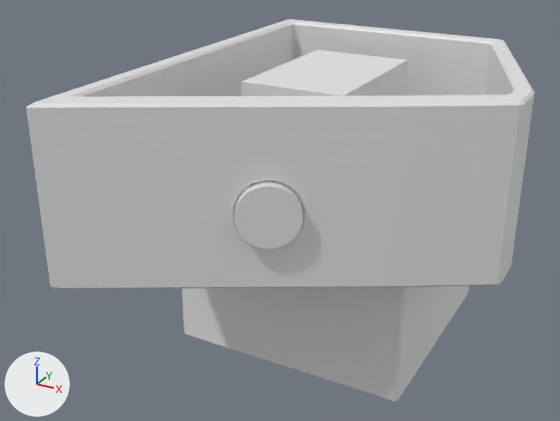
Before and after pictures for a commit that changed the Blender file CAD/Case.blend.
Before and after are seen from a camera (50 mm lens) standing at (85.6, -166.0, 103.7) and looking at (3.7, -17.1, 29.2). Arrows for +X, +Y and +Z are at lower left; the lights stay in place.

In view in the first picture: 'CAM', 'Case', 'MKR'.
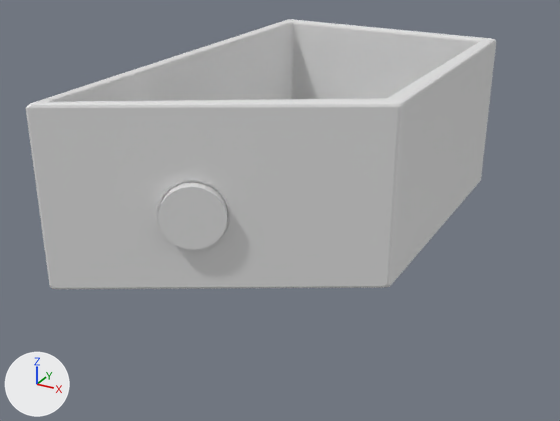
Commit message: added new smaller case

Location of each change, (x1, y1, x2, y2) in pixels of the pictures (560 x 421 px):
'Case', reshaped, modifiers changed (8% narrower, 29% shorter): before (26, 19, 535, 402); after (26, 19, 496, 289)
'CAM', moved: before (234, 182, 303, 249); after (158, 182, 228, 250)
'MKR', hidden: before (241, 50, 408, 96)
part 1 of me_cube_002, cut back: before (26, 19, 535, 402); after (30, 19, 496, 288)

Diff of the bpy script that builds the scene:
```diff
--- a/CAD/Case.blend.py
+++ b/CAD/Case.blend.py
@@ me_cube_002 @@
 # used by ob_case; location = (20.0, 10.0, 0.0); rotation_euler = (0.0, 0.0, -1.571), in degrees (0, 0, -90); scale = (60.0, 60.0, 60.0)
-me_cube_002.from_pydata(...)  # 44 vertices, 42 faces; spans x -0.5..1.25, y -0.75..0.62, z -0.22..1.06
+me_cube_002.from_pydata(...)  # 8 vertices, 5 faces; spans x -0.5..1.25, y -0.75..0.28, z 0.39..1.06
+# me_cube_002 part 1
+# 36 vertices are removed from x -0.5..1.1, y -0.75..0.62, z -0.22..1.06
+# 40 faces are deleted
+# 3 new faces join them
@@ ob_case @@
 ob_case.scale = (60.0, 60.0, 60.0)
+_m = ob_case.modifiers.new('Solidify', 'SOLIDIFY')
+_m.thickness = 0.08
+_m.nonmanifold_thickness_mode = 'FIXED'
+_m.nonmanifold_merge_threshold = 0.0003
 _m = ob_case.modifiers.new('Boolean', 'BOOLEAN')
@@ ob_case @@
 _m = ob_case.modifiers.new('Bevel', 'BEVEL')
+_m.segments = 2
 _m.limit_method = 'NONE'
@@ ob_mkr @@
 ob_mkr.rotation_euler = (-1.571, 0.0, 0.0)  # degrees (-90, 0, 0)
+ob_mkr.hide_set(True)
@@ ob_cam @@
 ob_cam = bpy.data.objects.new('CAM', me_cube_001)
-ob_cam.location = (20.0, -22.5, 40.5)
+ob_cam.location = (7.0, -30.0, 40.5)
 ob_cam.rotation_euler = (-4.189, 4.712, 0.0)  # degrees (-240, 270, 0)
```
